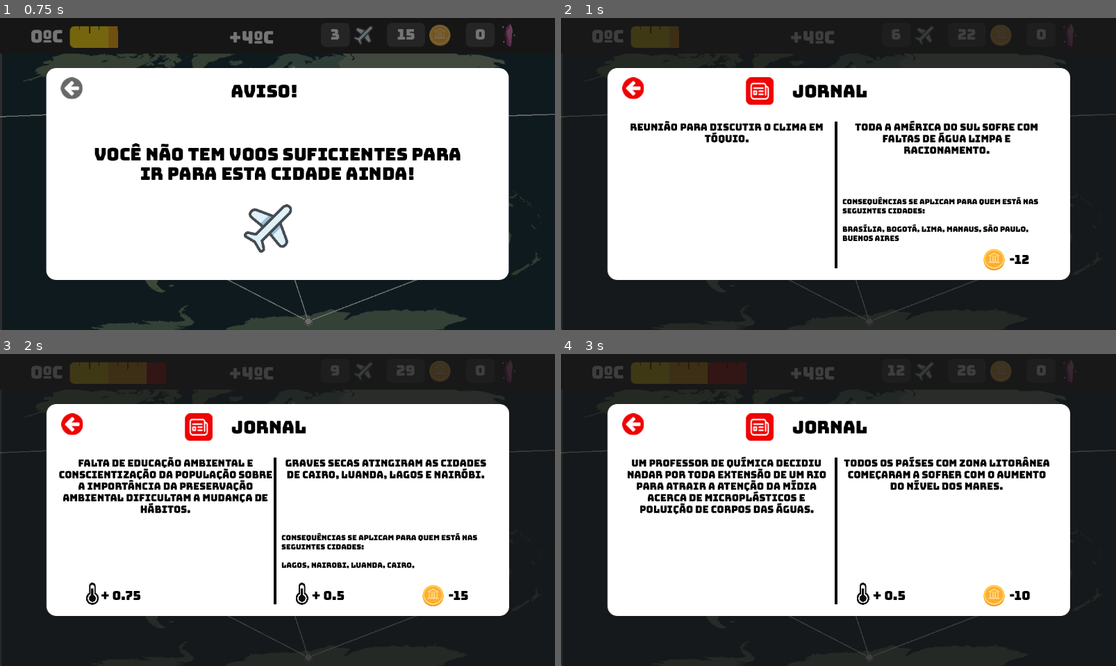
Above: before the commit, frames 1-4 (two rows, left to right).
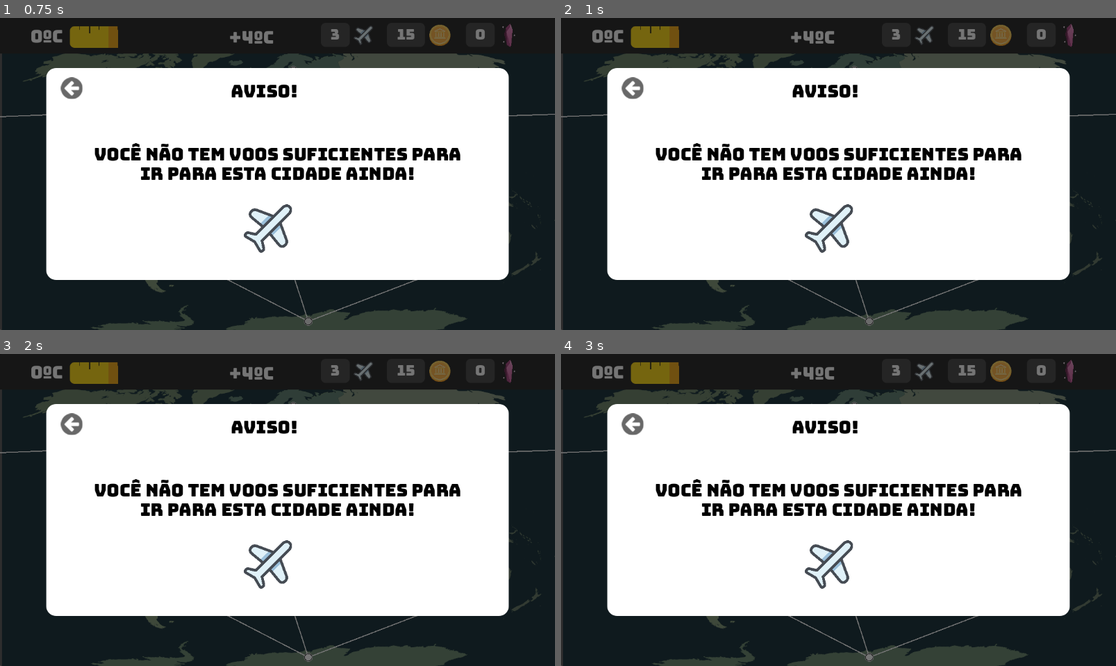
Above: after the commit, the same moments.

Repository: CarolCoCe/GreenGame
Game: Godot game, scene res://main/scene/main.tscn
Same seed, same stepped clock (60 frames per second), same inputs: the game is played once before the commit and once after it.
Inputs (mouse positions are in pixels of both pictures, inside the frame that each line leads up to):
- Up to frame 1 (0.75 s): click (310, 320) at 0.5 s
- Up to frame 2 (1 s): no input
- Up to frame 3 (2 s): click (327, 453) at 1.27 s
- Up to frame 4 (3 s): click (1016, 538) at 2.02 s; click (988, 491) at 2.77 s

Frame 1 is identical in both runs. In frame 2, 12% of the frame differs, in the area x 0-100%, y 2-99%; in frame 3, 14%; in frame 4, 13%.

Commit message:
jornal ta perfeito, da sprint2 falta só debitar o dinheiro do botao de fazer

Diff:
--- a/GameOver/Lost.tscn
+++ b/GameOver/Lost.tscn
@@ -1,9 +1,14 @@
-[gd_scene load_steps=3 format=3 uid="uid://dw6ko2nht41d0"]
+[gd_scene load_steps=4 format=3 uid="uid://dw6ko2nht41d0"]
 
+[ext_resource type="Texture2D" uid="uid://dlyf11seyhsvi" path="res://assets/fogo.png" id="1_hogop"]
 [ext_resource type="PackedScene" uid="uid://e41uscdwo833" path="res://Painel - global/painel.tscn" id="1_o52av"]
 [ext_resource type="FontFile" uid="uid://x68u5rsd0n4f" path="res://assets/fonts/Bungee-Regular.ttf" id="2_0srji"]
 
 [node name="Lost" type="Node2D"]
+
+[node name="Fogo" type="Sprite2D" parent="."]
+position = Vector2(577, 323)
+texture = ExtResource("1_hogop")
 
 [node name="Painel" parent="." instance=ExtResource("1_o52av")]
 
--- a/jornal/scripts/jornalPainel.gd
+++ b/jornal/scripts/jornalPainel.gd
@@ -2,7 +2,15 @@
 
 @onready var painel = $Painel
 
-var terraNews = []
+var terraNewsGrey = []
+var terraNewsRed = []
+var terraNewsOrange = []
+var terraNewsYellow = []
+var usedterraNewsGrey = []
+var usedterraNewsRed = []
+var usedterraNewsOrange = []
+var usedterraNewsYellow = []
+
 var sorteNews = []
 
 signal jornalConsequences (newJornal : Jornal)
@@ -67,7 +75,14 @@
 					temIncreasef = float(lineT[4])
 					news = Jornal.new(storyf,consequenceCoinsf,temIncreasef, cityConsequencef, categorief)
 
-				terraNews.append(news)
+				if (categorief == "Cinza"):
+					terraNewsGrey.append(news)
+				elif(news.categorieTerra == "Vermelho"):
+					terraNewsRed.append(news)
+				elif(news.categorieTerra == "Laranja"):
+					terraNewsOrange.append(news)
+				elif(news.categorieTerra == "Amarelo"):
+					terraNewsYellow.append(news)
 
 func show_jornal(globalTemperature : float):
 	showSorte()
@@ -118,38 +133,54 @@
 
 
 func showTerra(globalTemperature : float):
-	#For eficiency i am picking the range of each categorie in the Jornal Terra csv
-	#I dont know if I do it because if I change the csv I will need to change this
-	#Efficient x Mannutenability
-
-	var rangeMax
-	var rangeMin
+	var randomNewTerra
+	var randomIndexTerra
 
 	if (globalTemperature > 0 and globalTemperature <= 1):
 		#categorie : Amarelo / Yellow
-		rangeMin = 0
-		rangeMax = 10
-
-	if (globalTemperature > 1 and globalTemperature <= 2):
+
+		if (usedterraNewsYellow.size() < terraNewsYellow.size()):
+			randomIndexTerra = randi_range(0, terraNewsYellow.size()-1)
+			while (usedterraNewsYellow.find(randomIndexTerra) != -1):
+				randomIndexTerra = randi_range(0, terraNewsYellow.size()-1)
+			randomNewTerra = terraNewsYellow[randomIndexTerra]
+			usedterraNewsYellow.append(randomIndexTerra)
+		else :
+			usedterraNewsYellow = []
+
+	elif (globalTemperature > 1 and globalTemperature <= 2):
 		#categorie : Laranja / Orange
-		rangeMin = 11
-		rangeMax = 23
-
-	if (globalTemperature > 2 and globalTemperature <= 3):
+		if (usedterraNewsOrange.size() < terraNewsOrange.size()):
+			randomIndexTerra = randi_range(0, terraNewsOrange.size()-1)
+			while (usedterraNewsOrange.find(randomIndexTerra) != -1):
+				randomIndexTerra = randi_range(0, terraNewsOrange.size()-1)
+			randomNewTerra = terraNewsOrange[randomIndexTerra]
+			usedterraNewsOrange.append(randomIndexTerra)
+		else :
+			usedterraNewsOrange = []
+
+	elif (globalTemperature > 2 and globalTemperature <= 3):
 		#categorie :  Vermelho / Red
-		rangeMin = 24
-		rangeMax = 39
-
-	if (globalTemperature > 3 and globalTemperature <= 4):
+		if (usedterraNewsRed.size() < terraNewsRed.size()):
+			randomIndexTerra = randi_range(0, terraNewsRed.size()-1)
+			while (usedterraNewsRed.find(randomIndexTerra) != -1):
+				randomIndexTerra = randi_range(0, terraNewsRed.size()-1)
+			randomNewTerra = terraNewsRed[randomIndexTerra]
+			usedterraNewsRed.append(randomIndexTerra)
+		else :
+			usedterraNewsRed = []
+
+	elif (globalTemperature > 3 and globalTemperature <= 4):
 		#categorie : Cinza / Grey
-		rangeMin = 42
-		rangeMax = 50
-
-	var randomIndexTerra = randi_range(rangeMin, rangeMax)
-	while (terraNews.size() > 0 and terraNews[randomIndexTerra] == null):
-		randomIndexTerra = randi_range(rangeMin, rangeMax)
-	var randomNewTerra = terraNews[randomIndexTerra]
-	terraNews.pop_at(randomIndexTerra)
+		if (usedterraNewsGrey.size() < terraNewsGrey.size()):
+			randomIndexTerra = randi_range(0, terraNewsGrey.size()-1)
+			while (usedterraNewsGrey.find(randomIndexTerra) != -1):
+				randomIndexTerra = randi_range(0, terraNewsGrey.size()-1)
+			randomNewTerra = terraNewsGrey[randomIndexTerra]
+			usedterraNewsGrey.append(randomIndexTerra)
+		else :
+			usedterraNewsGrey = []
+
 
 	jornalConsequences.emit(randomNewTerra)
 
--- a/main/scene/main.tscn
+++ b/main/scene/main.tscn
@@ -35,6 +35,7 @@
 offset_bottom = 74.0
 
 [node name="Timer" type="Timer" parent="."]
+wait_time = 23.0
 autostart = true
 
 [node name="Label-plane" type="Label" parent="."]
--- a/main/scripts/main.gd
+++ b/main/scripts/main.gd
@@ -28,7 +28,7 @@
 	communityKnowledgeGems = value
 
 func _ready():
-	load("res://GameOver/Lost.tscn")
+	preload("res://GameOver/Lost.tscn")
 
 	$"Label-plane".text = str(player.getflights())
 	$"Label-coins".text = str(player.getcoins())
Binary file added: assets/fogo.png
Not shown, added: assets/fogo.png.import
